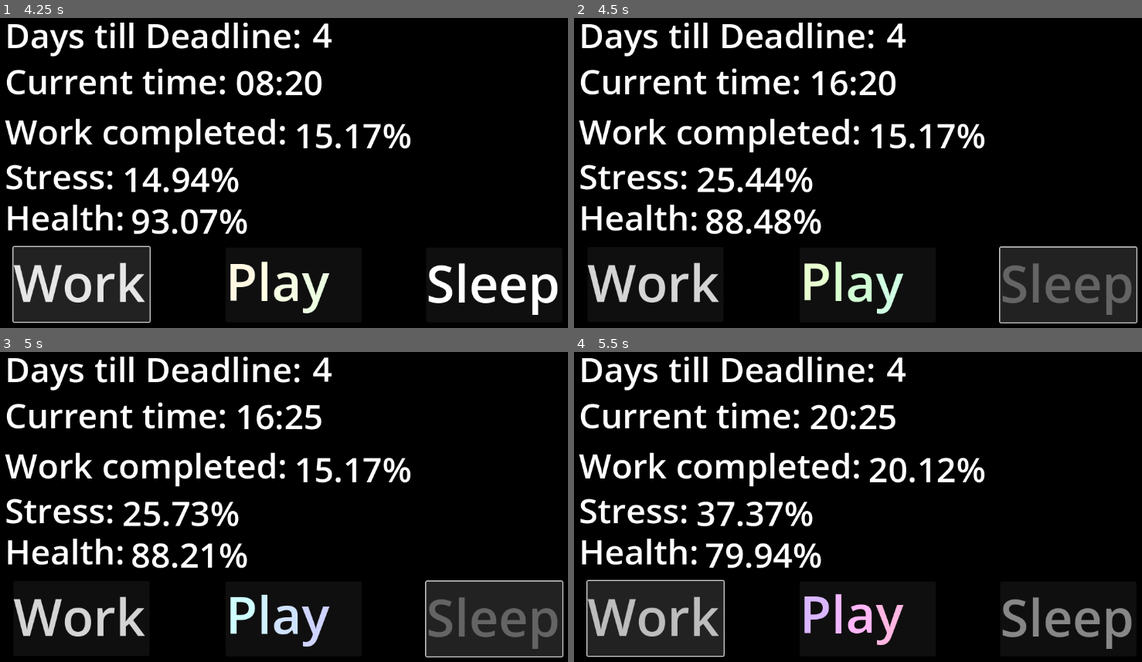
Above: before the commit, frames 1-4 (two rows, left to right).
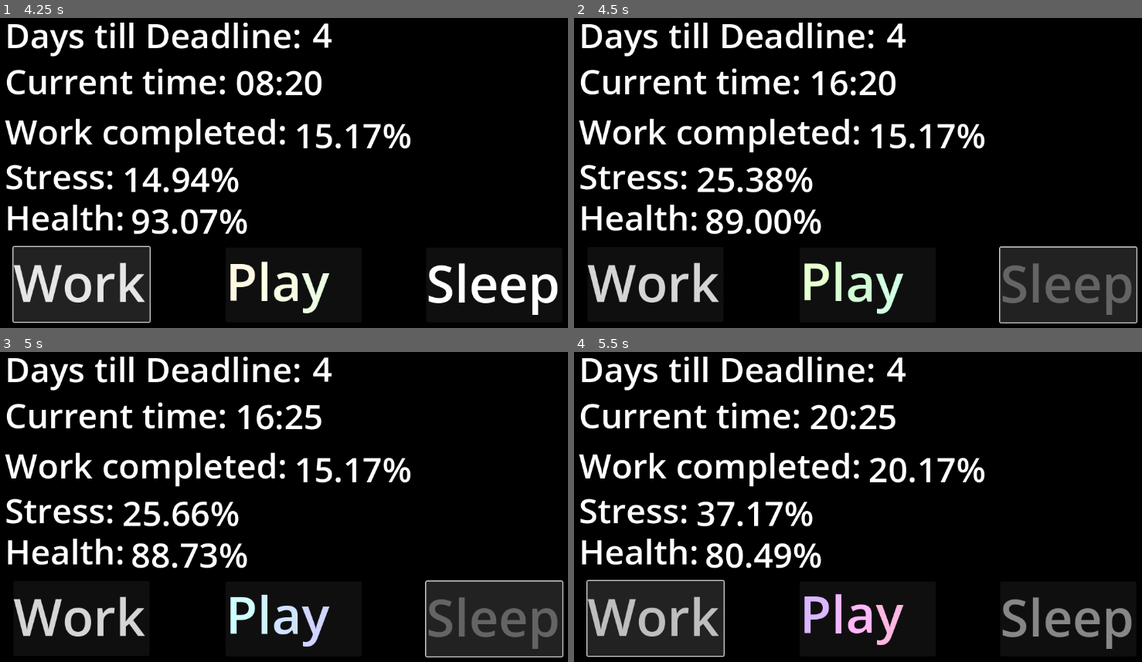
Above: after the commit, the same moments.

Repository: rschlegeTH/EPWS2526PritzkauSchlegel
Game: Godot game, scene res://main_scene.tscn
Two runs of this game, one before a commit and one after it. Both use one fixed random seed, a clock stepped at 60 frames per second and the inputs below.
Inputs:
- Up to frame 1 (4.25 s): click "[workEffect]Work[/workEffect]" at 0.5 s; click "[sleepEffect]Sleep[/sleepEffe…" at 1.25 s; click "[playEffect]Play[/playEffect]" at 2 s; click "[playEffect]Play[/playEffect]" at 2.75 s; click "[workEffect]Work[/workEffect]" at 3.5 s
- Up to frame 2 (4.5 s): click "[sleepEffect]Sleep[/sleepEffe…" at 4.25 s
- Up to frame 3 (5 s): no input
- Up to frame 4 (5.5 s): click "[workEffect]Work[/workEffect]" at 5 s

Frame 1 is identical in both runs. In frame 2, 0.7% of the frame differs, in the area x 26-39%, y 48-70%; in frame 3, 0.5%; in frame 4, 0.8%, in the area x 23-68%, y 34-70%.

Commit message:
Endscreen und Funktion zur berechnung vom Ende hinzugefügt

Diff:
--- /dev/null
+++ b/Development/new-game-project/endscreen.gd
@@ -0,0 +1,13 @@
+extends Polygon2D
+@onready var temp = %"Variablen-Manager"
+
+# Called when the node enters the scene tree for the first time.
+func _ready() -> void:
+	$".".hide()
+
+
+# Called every frame. 'delta' is the elapsed time since the previous frame.
+func _process(_delta: float) -> void:
+	if (temp.calcEnding() == 0):
+		return
+	$".".show()
--- a/Development/new-game-project/main_scene.tscn
+++ b/Development/new-game-project/main_scene.tscn
@@ -12,9 +12,12 @@
 [ext_resource type="Script" uid="uid://d24isyeimle14" path="res://scritps/health.gd" id="5_7ycvg"]
 [ext_resource type="Script" uid="uid://trb6bkry4npk" path="res://scritps/play_rich_text_label.gd" id="5_qwutr"]
 [ext_resource type="Script" uid="uid://bx3oit2pd0xot" path="res://scritps/sleep_rich_text_label.gd" id="7_671wp"]
+[ext_resource type="Script" uid="uid://4kvqfpelv0xf" path="res://endscreen.gd" id="13_mo76n"]
+[ext_resource type="Script" uid="uid://cboeeqahucrb3" path="res://win_or_lose.gd" id="14_42l1d"]
+[ext_resource type="Script" uid="uid://cbkp11y6ficih" path="res://win_or_lose_disc.gd" id="15_2jcla"]
 
 [sub_resource type="Curve" id="Curve_7ycvg"]
-_data = [Vector2(0.33461538, 0.5), 0.0, 0.6377584, 0, 0, Vector2(1, 1), 1.162578, 0.0, 1, 0]
+_data = [Vector2(0.35361215, 0.5), 0.0, 0.6377584, 0, 0, Vector2(1, 1), 0.77352947, 0.0, 1, 0]
 point_count = 2
 
 [sub_resource type="Curve" id="Curve_wr18j"]
@@ -201,6 +204,37 @@
 text = "0%"
 script = ExtResource("5_7ycvg")
 
+[node name="Endscreen" type="Polygon2D" parent="."]
+z_index = 1
+color = Color(0, 0, 0, 1)
+polygon = PackedVector2Array(-610, -345, -600, 341, 588, 339, 618, -349)
+script = ExtResource("13_mo76n")
+
+[node name="Time is up" type="Label" parent="Endscreen"]
+z_index = 10
+offset_left = -260.0
+offset_top = -169.0
+offset_right = 235.0
+offset_bottom = -81.0
+theme_override_font_sizes/font_size = 64
+text = "Your Time is up!"
+
+[node name="Win or Lose" type="Label" parent="Endscreen"]
+offset_left = -292.0
+offset_top = -87.0
+offset_right = -252.0
+offset_bottom = 88.0
+theme_override_font_sizes/font_size = 128
+script = ExtResource("14_42l1d")
+
+[node name="Win or Lose disc" type="Label" parent="Endscreen"]
+offset_left = -364.0
+offset_top = 119.0
+offset_right = -324.0
+offset_bottom = 164.0
+theme_override_font_sizes/font_size = 32
+script = ExtResource("15_2jcla")
+
 [connection signal="timeout" from="UpdateTimer" to="Variablen-Manager" method="_on_timer_timeout"]
 [connection signal="pressed" from="Buttons/Work Button" to="Buttons/Work Button" method="_on_pressed"]
 [connection signal="pressed" from="Buttons/Play Button" to="Buttons/Play Button" method="_on_pressed"]
--- a/Development/new-game-project/scritps/variable_manager.gd
+++ b/Development/new-game-project/scritps/variable_manager.gd
@@ -85,12 +85,18 @@
 
 ## Buttone
 func workButton () -> void:
+	if(dead >= DEADLINE):
+		return
 	print("work")
 	work()
 func sleepButton () -> void:
+	if(dead >= DEADLINE):
+		return
 	print("sleep")
 	sleep()
 func gameButton () -> void:
+	if(dead >= DEADLINE):
+		return
 	print("game")
 	playGame()
 
@@ -132,8 +138,6 @@
 			calcStress()
 			calcProductitvity()
 			ticksSinceSleep = ticksSinceSleep + 1
-	if(dead == DEADLINE): #Deadline könnte um 23:55 getriggert werden, statt um 00:00
-		print("Deadline")
 
 	#if(time_Inc == 0): ## Normaler Fortschritt der Zeit
 		#if(time_Minutes < 60-MINUTETICK):
@@ -164,8 +168,19 @@
 	#if(dead == DEADLINE): #Deadline könnte um 23:55 getriggert werden, statt um 00:00
 		#print("Deadline")
 
+## Wird zur berechnung des Spielendes benutzt, ob der Spieler gewonnen hat oder nicht
+func calcEnding() -> int:
+	if(dead < DEADLINE):
+		return 0 ## Das Spiel ist noch nicht zuende
+	if (completion < 100.0):
+		return 1 ## Der Spieler hat es nicht geschafft die Aufgaben fertig zu stellen
+	return 2 ## Der Spieler hat es geschafft die Aufgaben fertig zu stellen
+
 ## Wird Jede Sekunde vom UpdateTimer-Signal ausgelöst und führt alle Kalkulationen durch
 func _on_timer_timeout() -> void:
+	if(dead >= DEADLINE): #Deadline könnte um 23:55 getriggert werden, statt um 00:00
+		print("Deadline")
+		return
 	calcGes()
 	calcStress()
 	calcProductitvity()
--- /dev/null
+++ b/Development/new-game-project/win_or_lose.gd
@@ -0,0 +1,14 @@
+extends Label
+@onready var temp = %"Variablen-Manager"
+
+# Called when the node enters the scene tree for the first time.
+func _ready() -> void:
+	pass # Replace with function body.
+
+
+# Called every frame. 'delta' is the elapsed time since the previous frame.
+func _process(_delta: float) -> void:
+	if (temp.calcEnding() <= 1):
+		$".".text = "You Lost!"
+		return
+	$".".text = "You Won!!"
--- /dev/null
+++ b/Development/new-game-project/win_or_lose_disc.gd
@@ -0,0 +1,14 @@
+extends Label
+@onready var temp = %"Variablen-Manager"
+
+# Called when the node enters the scene tree for the first time.
+func _ready() -> void:
+	pass # Replace with function body.
+
+
+# Called every frame. 'delta' is the elapsed time since the previous frame.
+func _process(_delta: float) -> void:
+	if (temp.calcEnding() <= 1):
+		$".".text = "You didn't finish all your work for the deadline!"
+		return
+	$".".text = "You managed to finish all your work for the deadline!"
Not shown, added: Development/new-game-project/endscreen.gd.uid
Not shown: 1 places in Development/new-game-project/main_scene.tscn that only renumber resources
Not shown, added: Development/new-game-project/win_or_lose.gd.uid
Not shown, added: Development/new-game-project/win_or_lose_disc.gd.uid
